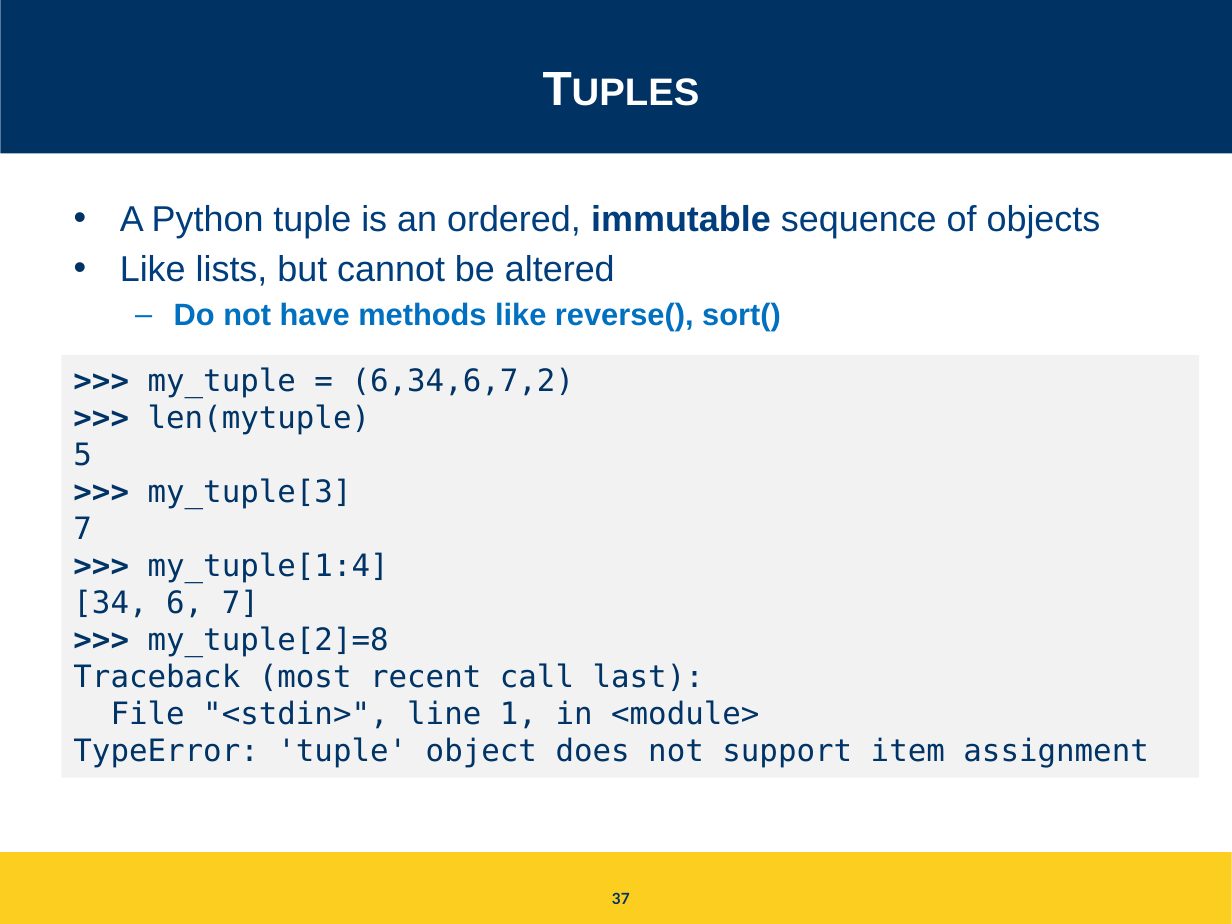
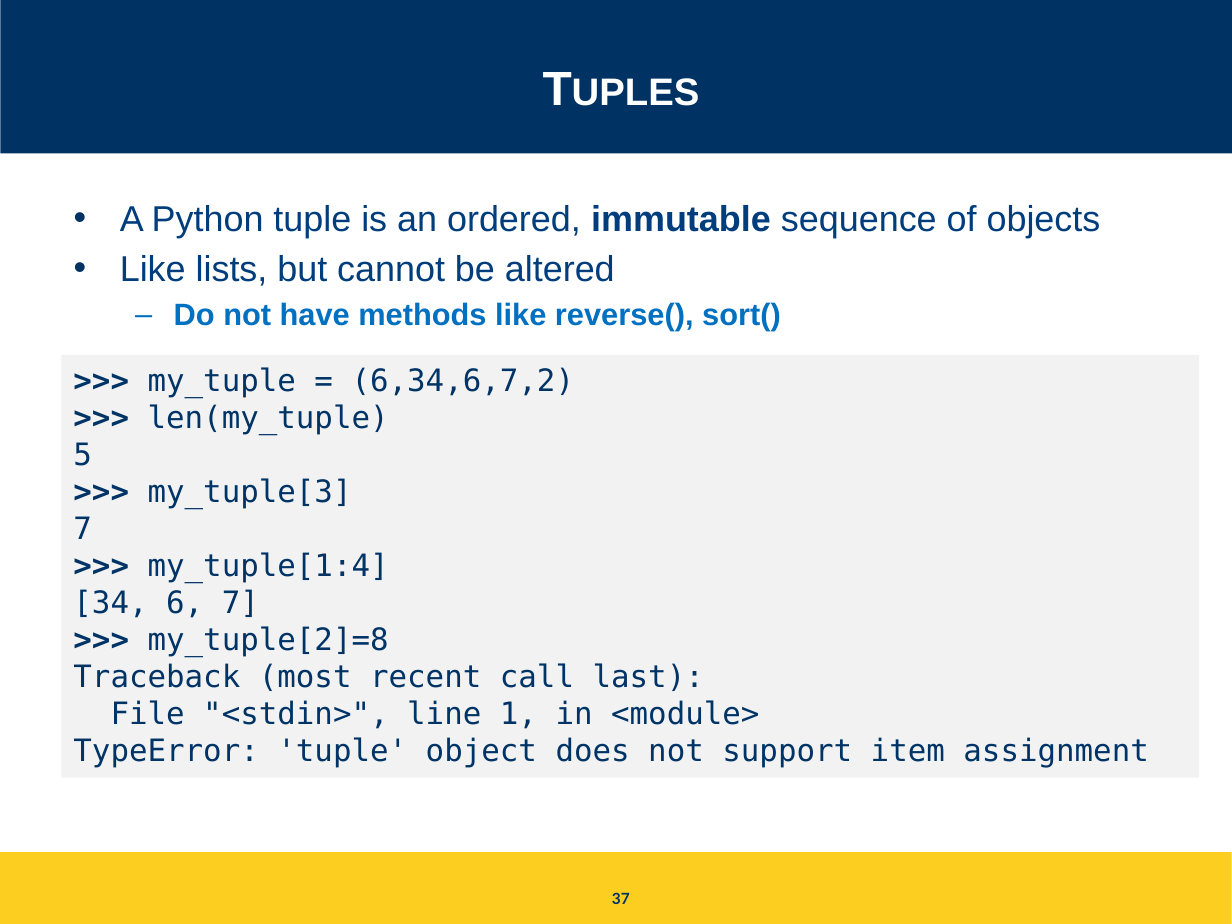
Before and after one commit to igorsteinmacher/INF502-Fall2020, a slide deck: slide 37 of slides/Python_ready_set_go.pptx. Drawn at 1232x924 pixels with LibreOffice and Linux fonts; fonts in the diff are those of the drawing. Boxes give left, top, right and bottom in pixels: in the first picture for what was removed or moved away, otherwise in the second. Text is boxed around its words. In the diff, an @@ line names an element or a change of style, - is before the commit and + after.

```diff
--- a/slides/Python_ready_set_go.pptx
+++ b/slides/Python_ready_set_go.pptx
@@ text in rectangle at <box>148,404,389,435</box>: text changed @@
->>> len(mytuple)
+>>> len(my_tuple)
```
Also in this commit, not shown: 2 other slides changed, 1 slide added, 2 slides removed, 1 other file.
